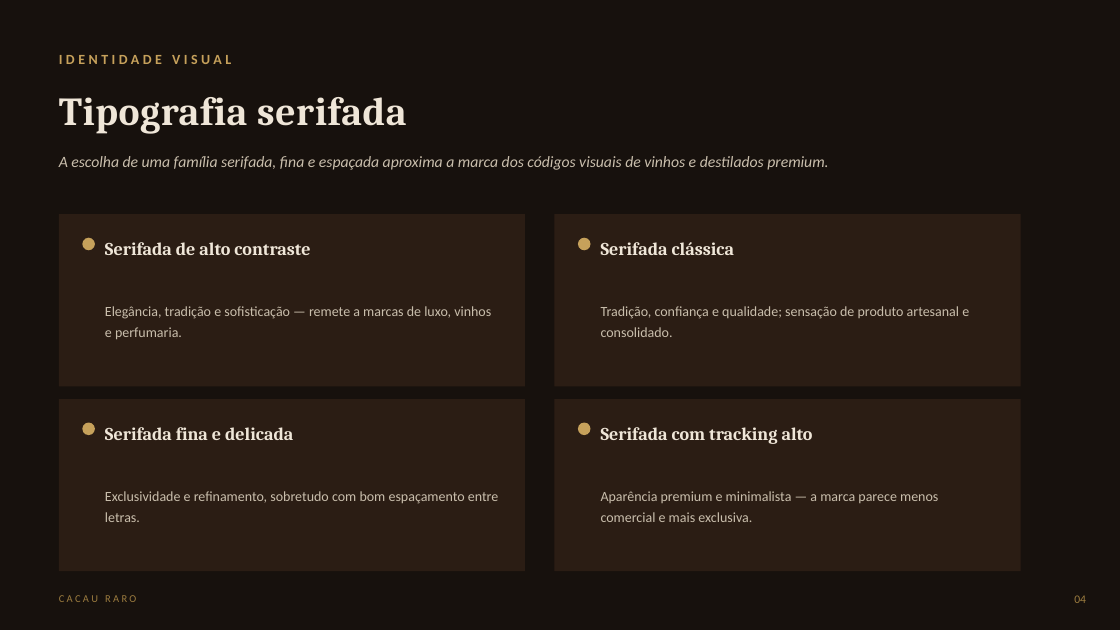
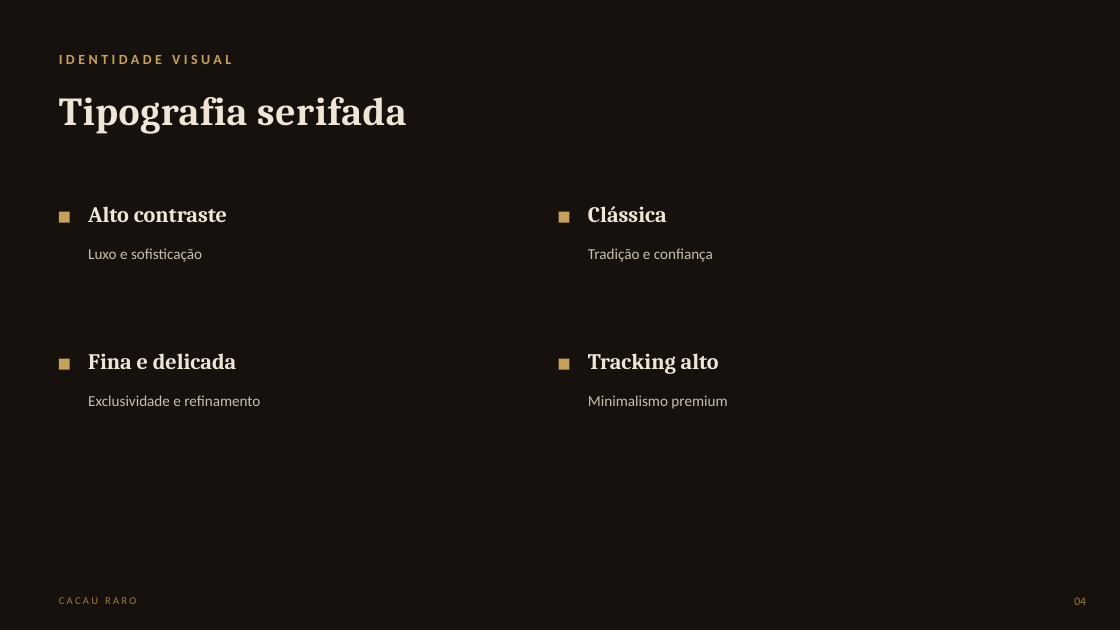
Before and after one commit to eduardamfaria-png/Trem, a slide deck: slide 4 of Cacau_Raro_Percepcao_Consumidor.pptx. Drawn at 1120x630 pixels with LibreOffice and Linux fonts; fonts in the diff are those of the drawing. Boxes give left, top, right and bottom in pixels: in the first picture for what was removed or moved away, otherwise in the second. Text is boxed around its words. In the diff, an @@ line names an element or a change of style, - is before the commit and + after.

```diff
--- a/Cacau_Raro_Percepcao_Consumidor.pptx
+++ b/Cacau_Raro_Percepcao_Consumidor.pptx
@@ text removed at <box>59,156,828,170</box> @@
-A escolha de uma família serifada, fina e espaçada aproxima a marca dos códigos visuais de vinhos e destilados premium.
@@ text at <box>88,206,227,222</box>: text changed; size 15.5 to 19 pt @@
-Serifada de alto contraste
+Alto contraste
@@ text at <box>588,206,667,223</box>: text changed; size 15.5 to 19 pt @@
-Serifada clássica
+Clássica
@@ rectangle removed at <box>59,214,525,386</box> @@
@@ rectangle added at <box>59,212,70,223</box>, fill #C6A15B @@
@@ ellipse removed at <box>82,238,95,250</box> @@
@@ rectangle removed at <box>555,214,1021,386</box> @@
@@ rectangle added at <box>559,212,570,223</box>, fill #C6A15B @@
@@ text added at <box>88,248,202,262</box>, 13 pt, text #C9BEAC @@
+Luxo e sofisticação
@@ text added at <box>588,248,713,262</box>, 13 pt, text #C9BEAC @@
+Tradição e confiança
@@ text removed at <box>105,306,491,339</box> @@
-Elegância, tradição e sofisticação — remete a marcas de luxo, vinhos e perfumaria.
@@ rectangle: place and size @@
-rectangle at <box>578,238,591,250</box>
+rectangle at <box>59,359,70,370</box>
@@ rectangle at <box>59,359,70,370</box>: ellipse to rectangle @@
@@ text at <box>88,353,236,369</box>: text changed; size 15.5 to 19 pt @@
-Serifada fina e delicada
+Fina e delicada
@@ rectangle added at <box>559,359,570,370</box>, fill #C6A15B @@
@@ text at <box>588,353,719,374</box>: text changed; size 15.5 to 19 pt @@
-Serifada com tracking alto
+Tracking alto
@@ rectangle removed at <box>59,399,525,571</box> @@
@@ text at <box>88,395,260,406</box>: text changed; size 12 to 13 pt @@
-Tradição, confiança e qualidade; sensação de produto artesanal e consolidado.
+Exclusividade e refinamento
@@ rectangle removed at <box>555,399,1021,571</box> @@
@@ text added at <box>588,395,727,409</box>, 13 pt, text #C9BEAC @@
+Minimalismo premium
@@ ellipse removed at <box>82,423,95,435</box> @@
@@ ellipse removed at <box>578,423,591,435</box> @@
@@ text removed at <box>105,491,498,522</box> @@
-Exclusividade e refinamento, sobretudo com bom espaçamento entre letras.
@@ text removed at <box>601,491,938,522</box> @@
-Aparência premium e minimalista — a marca parece menos comercial e mais exclusiva.
```
Also in this commit, not shown: 7 other slides changed.
